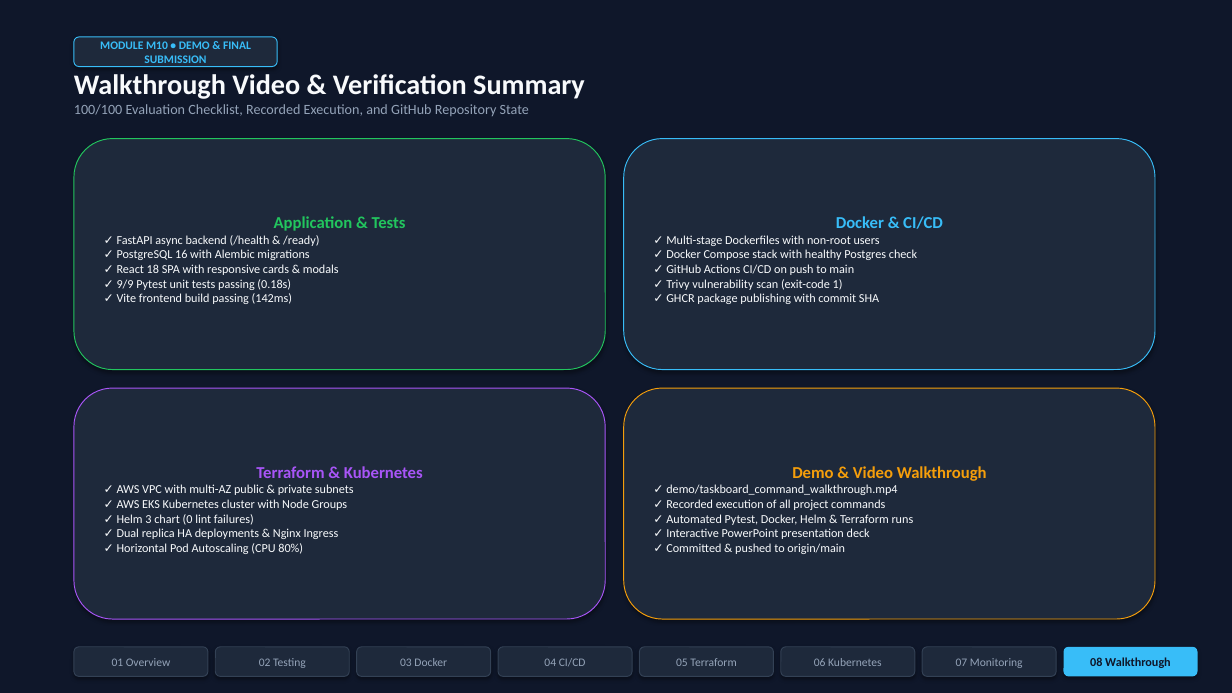
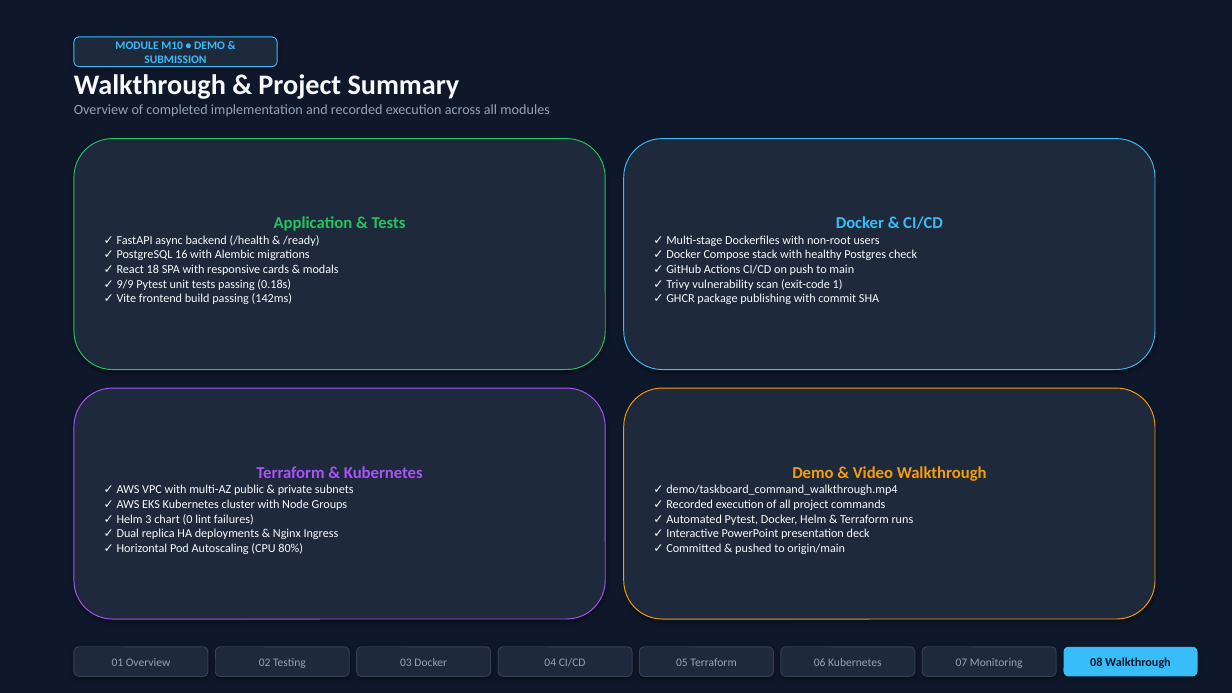
Before and after one commit to Akshansh-Sinha/Taskboard, a slide deck: slide 9 of Taskboard_Presentation.pptx. Drawn at 1232x693 pixels with LibreOffice and Linux fonts; fonts in the diff are those of the drawing. Boxes give left, top, right and bottom in pixels: in the first picture for what was removed or moved away, otherwise in the second. Text is boxed around its words. In the diff, an @@ line names an element or a change of style, - is before the commit and + after.

```diff
--- a/Taskboard_Presentation.pptx
+++ b/Taskboard_Presentation.pptx
@@ text in rounded rectangle at [115, 41, 225, 63]: text changed @@
-MODULE M10 • DEMO & FINAL SUBMISSION
+MODULE M10 • DEMO & SUBMISSION
@@ text at [74, 74, 549, 116]: text changed @@
-Walkthrough Video & Verification Summary
-100/100 Evaluation Checklist, Recorded Execution, and GitHub Repository State
+Walkthrough & Project Summary
+Overview of completed implementation and recorded execution across all modules
```
Also in this commit, not shown: 1 other slide changed, 6 other files.
